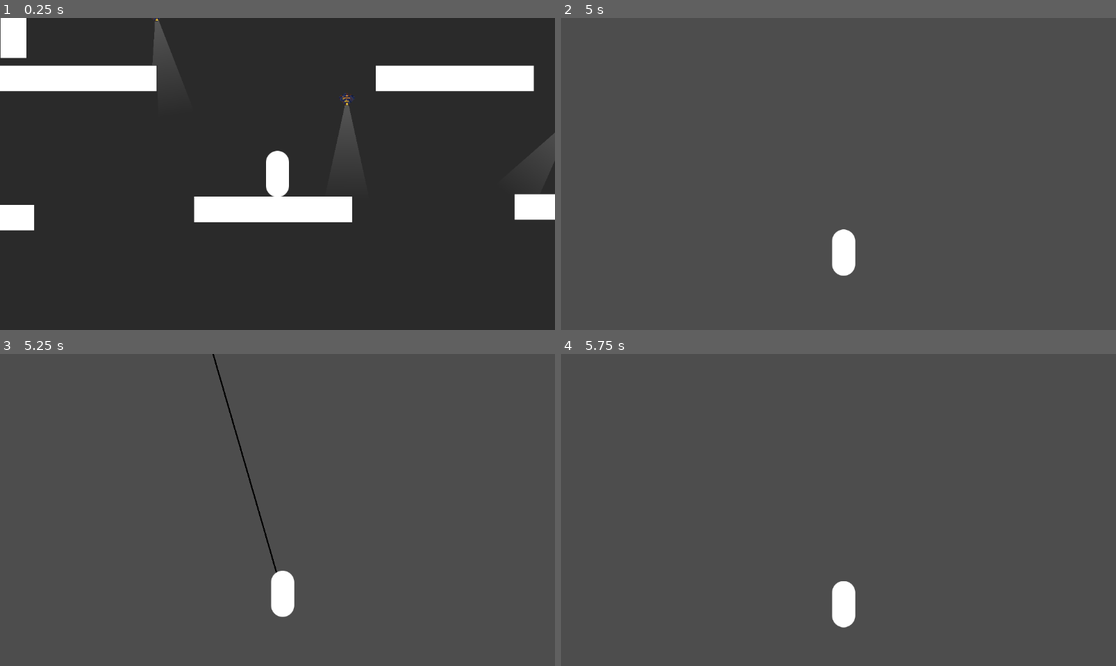
Above: before the commit, frames 1-4 (two rows, left to right).
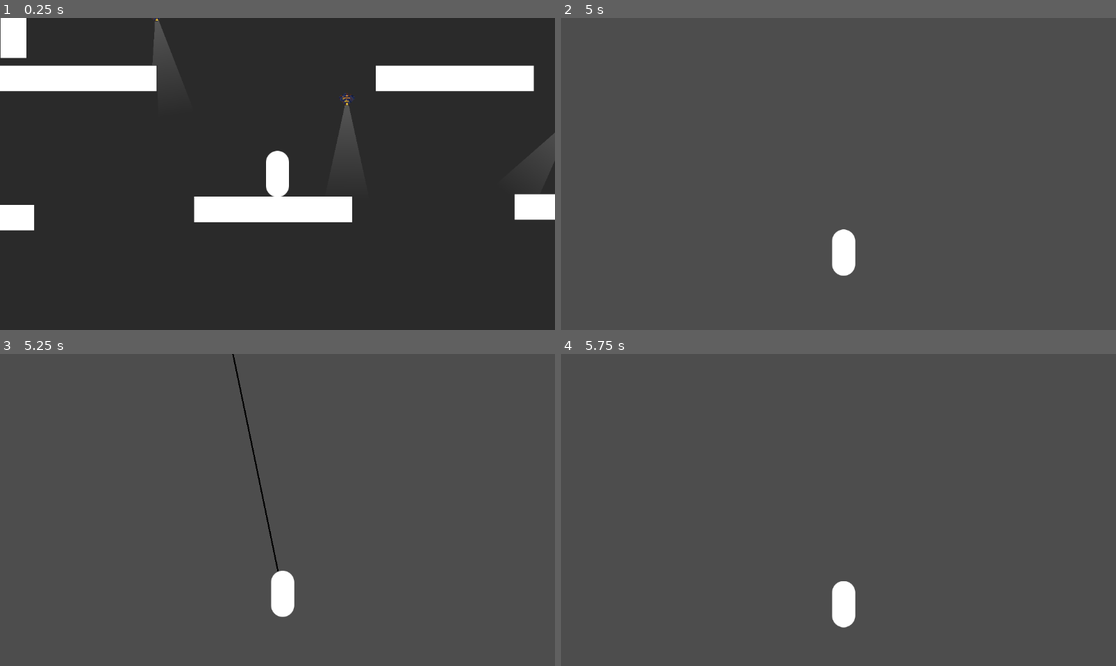
Above: after the commit, the same moments.

Repository: cookiemonsternz/SLIFT-Public
Game: Godot game, scene res://scenes/test.tscn
Same seed, same stepped clock (60 frames per second), same inputs: the game is played once before the commit and once after it.
Inputs (mouse positions are in pixels of both pictures, inside the frame that each line leads up to):
- Up to frame 1 (0.25 s): no input
- Up to frame 2 (5 s): tap Enter at 0.5 s; move the mouse to (810, 236) at 0.52 s; hold D (move_right) 0.53-2.03 s; click (810, 236) at 0.6 s; tap Space (jump) at 0.77, 1.52, 3.02, 3.77, 4.52 s; right-click (810, 236) at 0.8 s; move the mouse to (1005, 220) at 1.27 s; right-click (1005, 220) at 1.35 s; click (1005, 220) at 1.55 s; move the mouse to (672, 127) at 2.02 s; hold A (move_left) 2.03-4.28 s; click (672, 127) at 2.1 s; right-click (672, 127) at 2.3 s; move the mouse to (866, 174) at 2.77 s; right-click (866, 174) at 2.85 s; click (866, 174) at 3.05 s; move the mouse to (755, 96) at 3.52 s; tap T (test_input) at 3.6 s; right-click (755, 96) at 3.8 s; move the mouse to (960, 158) at 4.27 s; hold D (move_right) from 4.28 s (still down); click (960, 158) at 4.35 s
- Up to frame 3 (5.25 s): keep holding D (move_right); move the mouse to (166, 525) at 5.02 s; right-click (166, 525) at 5.1 s; click (166, 525) at 5.17 s
- Up to frame 4 (5.75 s): keep holding D (move_right)

Frames 1-2 are identical in both runs. In frame 3, 0.4% of the frame differs, in the area x 38-51%, y 0-71%; in frame 4, nothing differs.

Commit message:
more accuracy for grapple target

Diff:
--- a/scripts/characters/player.gd
+++ b/scripts/characters/player.gd
@@ -237,7 +237,7 @@
 # Gets the body to connect to, and sets the grapple_target_position
 func set_grapple_target(side: int) -> void:
 	var direction_vector = get_local_mouse_position()# - player_physics_follow.global_position
-	raycast.target_position = (direction_vector * 100)
+	raycast.target_position = (direction_vector.normalized() * 5000)
 
 	raycast.force_raycast_update()
 
